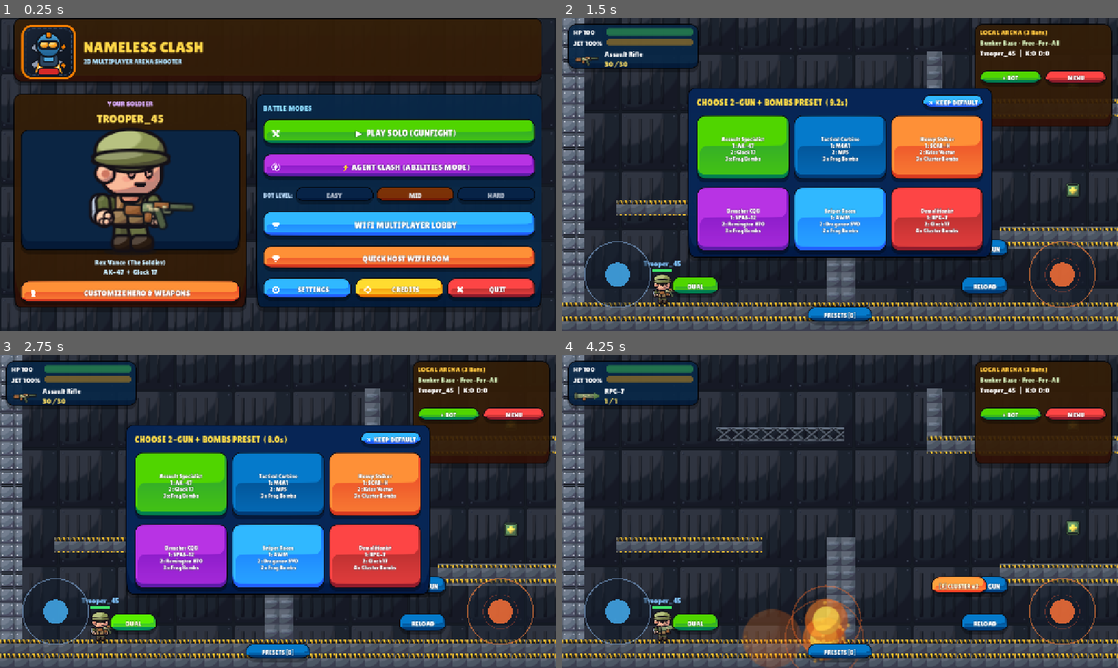
Above: before the commit, frames 1-4 (two rows, left to right).
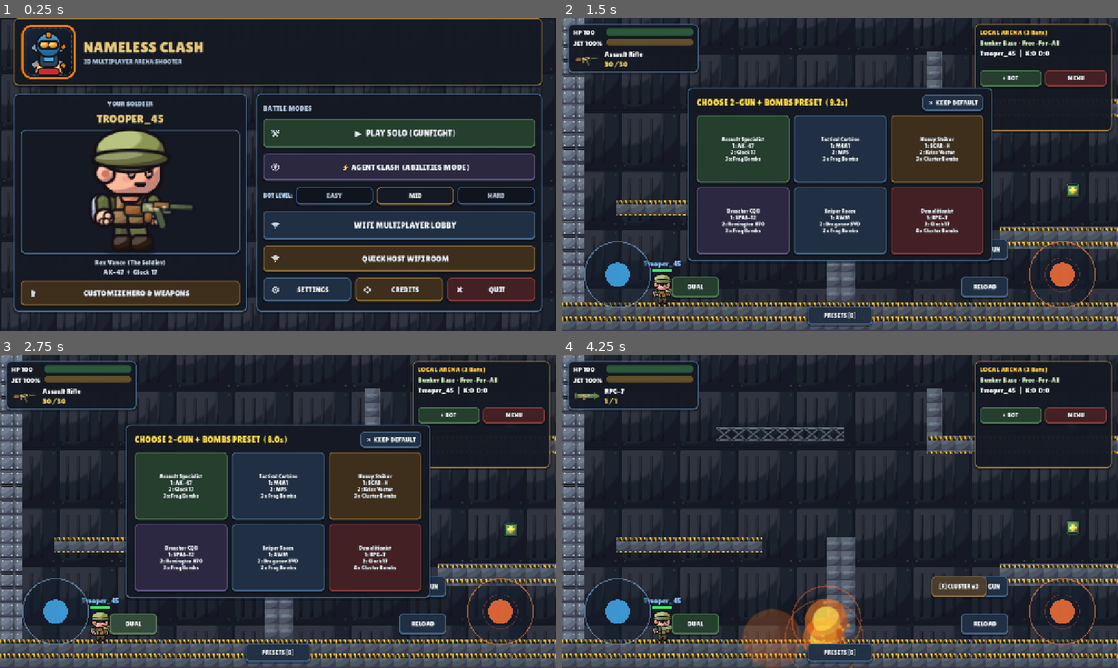
Above: after the commit, the same moments.

Repository: haideralix1x1/Nameless-Clash
Game: Godot game, scene res://scenes/MainMenu.tscn
The game is run twice, just before and just after one commit, with the same random seed, the same clock (stepped at 60 frames per second) and the same inputs.
Inputs:
- Up to frame 1 (0.25 s): no input
- Up to frame 2 (1.5 s): click "▶ PLAY SOLO (GUNFIGHT)" at 0.5 s; click "SWAP GUN" at 1.25 s
- Up to frame 3 (2.75 s): click "DUAL" at 2 s
- Up to frame 4 (4.25 s): click "[F] FRAG x3" at 2.75 s; click "[F] CLUSTER x4" at 3.5 s

The runs differ from the first frame. In frame 1, 74% of the frame differs, in the area x 2-98%, y 0-95%; in frame 2, 41%; in frame 3, 41%; in frame 4, 13%.

Commit message:
Close-range 1-shot shotguns and classic procedural tactical UI

Diff:
--- a/assets/weapons/weapon_5_spas12.tres
+++ b/assets/weapons/weapon_5_spas12.tres
@@ -9,18 +9,18 @@
 display_name = "SPAS-12"
 category = "Shotgun"
 description = "Semi-auto 12-gauge firing 8 scatter pellets with wide spread."
-damage = 13
+damage = 18
 fire_interval = 0.42
 mag_size = 8
 reload_time = 1.75
 single_shell_reload = false
 recoil_impulse = 150.0
 vertical_recoil_bias = 0.05
-bullet_speed = 980.0
-spread_deg = 14.5
+bullet_speed = 920.0
+spread_deg = 11.5
 pellet_count = 8
-damage_falloff_start = 240.0
-min_damage_ratio = 0.35
+damage_falloff_start = 105.0
+min_damage_ratio = 0.14
 move_speed_multiplier = 0.96
 scope_zoom = 1.05
 has_backblast = false
--- a/assets/weapons/weapon_6_remington870.tres
+++ b/assets/weapons/weapon_6_remington870.tres
@@ -9,18 +9,18 @@
 display_name = "Remington 870"
 category = "Shotgun"
 description = "Pump-action powerhouse with shell-by-shell manual reload loop."
-damage = 16
+damage = 22
 fire_interval = 0.85
 mag_size = 6
 reload_time = 0.36
 single_shell_reload = true
 recoil_impulse = 195.0
 vertical_recoil_bias = 0.06
-bullet_speed = 1020.0
-spread_deg = 10.5
+bullet_speed = 960.0
+spread_deg = 9.0
 pellet_count = 8
-damage_falloff_start = 280.0
-min_damage_ratio = 0.38
+damage_falloff_start = 115.0
+min_damage_ratio = 0.15
 move_speed_multiplier = 0.97
 scope_zoom = 1.05
 has_backblast = false
--- a/scripts/Bullet.gd
+++ b/scripts/Bullet.gd
@@ -156,7 +156,7 @@
 func _compute_falloff_damage() -> int:
 	if min_damage_ratio >= 0.999 or _distance_traveled <= damage_falloff_start:
 		return damage
-	var falloff_span: float = maxf(240.0, damage_falloff_start)
+	var falloff_span: float = maxf(85.0, damage_falloff_start * 0.85)
 	var t: float = clampf((_distance_traveled - damage_falloff_start) / falloff_span, 0.0, 1.0)
 	var ratio: float = lerpf(1.0, clampf(min_damage_ratio, 0.1, 1.0), t)
 	return maxi(1, int(round(float(damage) * ratio)))
--- a/scripts/HUD.gd
+++ b/scripts/HUD.gd
@@ -419,7 +419,7 @@
 	_hp_bar.show_percentage = false
 	_hp_bar.size_flags_horizontal = Control.SIZE_EXPAND_FILL
 	_hp_bar.custom_minimum_size = Vector2(0, 16)
-	_hp_bar.modulate = Color(0.28, 0.92, 0.45)
+	_hp_bar.modulate = Color(0.34, 0.74, 0.42)
 	hp_row.add_child(_hp_bar)
 
 	var fuel_row := HBoxContainer.new()
@@ -435,7 +435,7 @@
 	_fuel_bar.show_percentage = false
 	_fuel_bar.size_flags_horizontal = Control.SIZE_EXPAND_FILL
 	_fuel_bar.custom_minimum_size = Vector2(0, 14)
-	_fuel_bar.modulate = Color(1.0, 0.72, 0.18)
+	_fuel_bar.modulate = Color(0.84, 0.64, 0.26)
 	fuel_row.add_child(_fuel_bar)
 
 	var w_row := HBoxContainer.new()
@@ -534,8 +534,8 @@
 	_agent_action_panel.anchor_right = 0.5
 	_agent_action_panel.anchor_top = 1.0
 	_agent_action_panel.anchor_bottom = 1.0
-	_agent_action_panel.offset_left = -300
-	_agent_action_panel.offset_right = 300
+	_agent_action_panel.offset_left = -356
+	_agent_action_panel.offset_right = 356
 	_agent_action_panel.offset_top = -126
 	_agent_action_panel.offset_bottom = -12
 	_agent_action_panel.add_theme_constant_override("separation", 6)
@@ -789,7 +789,7 @@
 func _create_agent_btn(title: String, bg: Color, border: Color, slot_idx: int) -> Button:
 	var btn := Button.new()
 	btn.text = title
-	btn.custom_minimum_size = Vector2(142, 60)
+	btn.custom_minimum_size = Vector2(166, 56)
 	btn.size_flags_horizontal = Control.SIZE_EXPAND_FILL
 	btn.focus_mode = Control.FOCUS_NONE
 	_style_action_button(btn, bg, border, 12)
@@ -815,7 +815,7 @@
 		if not is_instance_valid(btn):
 			continue
 		var ab: Dictionary = AgentData.get_ability_slot(arch_id, i)
-		var ab_name: String = str(ab["name"]).left(16)
+		var ab_name: String = str(ab["name"]).left(20)
 		var cd: float = float(cooldowns[i]) if i < cooldowns.size() else 0.0
 		var max_cd: float = float(max_cooldowns[i]) if i < max_cooldowns.size() else 1.0
 		if stun_left > 0.0:
@@ -827,7 +827,7 @@
 			var _unused := max_cd
 		else:
 			btn.text = "%s %s\nREADY" % [keys[i], ab_name]
-			btn.modulate = Color(1.0, 0.92, 0.45) if i == 3 else Color.WHITE
+			btn.modulate = Color(0.92, 0.82, 0.48) if i == 3 else Color(0.92, 0.94, 0.96)
 
 	if is_instance_valid(_btn_throw):
 		if local_player != null and int(local_player.get("grabbed_player_id")) != 0:
--- a/scripts/MainMenu.gd
+++ b/scripts/MainMenu.gd
@@ -120,13 +120,13 @@
 	title_lbl.text = "NAMELESS CLASH"
 	title_lbl.add_theme_font_override("font", UIStyle.FONT_MAIN)
 	title_lbl.add_theme_font_size_override("font_size", 36)
-	title_lbl.modulate = Color(1.0, 0.84, 0.28)
+	title_lbl.modulate = Color(0.90, 0.78, 0.46)
 	title_v.add_child(title_lbl)
 
 	var sub_lbl := Label.new()
 	sub_lbl.text = "2D MULTIPLAYER ARENA SHOOTER"
 	sub_lbl.add_theme_font_size_override("font_size", 15)
-	sub_lbl.modulate = Color(0.68, 0.88, 1.0)
+	sub_lbl.modulate = Color(0.66, 0.74, 0.82)
 	title_v.add_child(sub_lbl)
 
 	# Main Split: Left (Your Soldier Showcase) + Right (Big Touch Battle Modes)
@@ -139,7 +139,7 @@
 	var preview_panel := PanelContainer.new()
 	preview_panel.size_flags_horizontal = Control.SIZE_EXPAND_FILL
 	preview_panel.size_flags_stretch_ratio = 0.88
-	preview_panel.add_theme_stylebox_override("panel", _make_style(Color(0.06, 0.09, 0.14, 0.92), Color(0.82, 0.48, 1.0, 0.88), 14))
+	preview_panel.add_theme_stylebox_override("panel", _make_style(Color(0.06, 0.09, 0.14, 0.92), Color(0.32, 0.46, 0.62, 0.90), 14))
 	split.add_child(preview_panel)
 
 	var pv := VBoxContainer.new()
@@ -150,14 +150,14 @@
 	p_hdr.text = "YOUR SOLDIER"
 	p_hdr.horizontal_alignment = HORIZONTAL_ALIGNMENT_CENTER
 	p_hdr.add_theme_font_size_override("font_size", 16)
-	p_hdr.modulate = Color(0.86, 0.68, 1.0)
+	p_hdr.modulate = Color(0.70, 0.78, 0.86)
 	pv.add_child(p_hdr)
 
 	_callsign_label = Label.new()
 	_callsign_label.text = ProfileManager.player_name.to_upper()
 	_callsign_label.horizontal_alignment = HORIZONTAL_ALIGNMENT_CENTER
 	_callsign_label.add_theme_font_size_override("font_size", 26)
-	_callsign_label.modulate = Color(1.0, 0.86, 0.34)
+	_callsign_label.modulate = Color(0.90, 0.78, 0.46)
 	pv.add_child(_callsign_label)
 
 	var stage := PanelContainer.new()
@@ -181,14 +181,14 @@
 	_loadout_label.horizontal_alignment = HORIZONTAL_ALIGNMENT_CENTER
 	_loadout_label.autowrap_mode = TextServer.AUTOWRAP_WORD
 	_loadout_label.add_theme_font_size_override("font_size", 16)
-	_loadout_label.modulate = Color(0.78, 0.92, 1.0)
+	_loadout_label.modulate = Color(0.76, 0.82, 0.88)
 	var arch_name: String = ProfileManager.ARCHETYPES[ProfileManager.archetype_id]["name"]
 	var pri_weapon: WeaponData = WeaponData.get_weapon(ProfileManager.primary_weapon_id, ProfileManager.weapon_skin_id, ProfileManager.m4a1_rail_mod)
 	var sec_weapon: WeaponData = WeaponData.get_weapon(ProfileManager.secondary_weapon_id, ProfileManager.weapon_skin_id, 0)
 	_loadout_label.text = "%s\n%s  +  %s" % [arch_name, pri_weapon.display_name, sec_weapon.display_name]
 	pv.add_child(_loadout_label)
 
-	var edit_avatar_btn := _make_arcade_button("CUSTOMIZE HERO & WEAPONS", Color(0.82, 0.48, 1.0), 58.0, 18, Color(0.18, 0.11, 0.28, 0.96))
+	var edit_avatar_btn := _make_arcade_button("CUSTOMIZE HERO & WEAPONS", Color(0.86, 0.62, 0.24), 58.0, 18, Color(0.18, 0.14, 0.10, 0.96))
 	edit_avatar_btn.pressed.connect(func(): _transition_to(NetworkManager.go_to_avatar_garage))
 	pv.add_child(edit_avatar_btn)
 
@@ -207,7 +207,7 @@
 	var nav_hdr := Label.new()
 	nav_hdr.text = "BATTLE MODES"
 	nav_hdr.add_theme_font_size_override("font_size", 17)
-	nav_hdr.modulate = Color(0.55, 0.86, 1.0)
+	nav_hdr.modulate = Color(0.70, 0.78, 0.86)
 	nav_v.add_child(nav_hdr)
 
 	var btn_solo := _make_arcade_button("▶  PLAY SOLO (GUNFIGHT)", Color(0.30, 0.92, 0.48), 66.0, 20, Color(0.09, 0.28, 0.16, 0.98))
--- a/scripts/PlayerController.gd
+++ b/scripts/PlayerController.gd
@@ -670,6 +670,10 @@
 			b.damage_falloff_start = w.damage_falloff_start
 			b.min_damage_ratio = w.min_damage_ratio
 			b.can_deal_damage = deal_damage
+			if w.pellet_count > 1:
+				# Shotguns deal devastating 1-shot burst only at close range (~220 px)
+				b.max_lifetime = 0.24
+				b.knockback_mult = 1.5 / float(w.pellet_count)
 			parent_node.add_child(b)
 
 	_muzzle_flash.scale = Vector2(0.8, 0.8) * w.muzzle_flash_scale
@@ -1409,7 +1413,7 @@
 			_cast_gun_burst(origin, cast_angle, dmg, int(ab.get("shots", 6)), 7.0, col, ab_name, stun_dur, 1280.0, local_auth)
 			_play_local_sfx("res://assets/audio/shoot_m4a1.wav", -3.0)
 		"shotgun_blast":
-			_cast_gun_burst(origin, cast_angle, dmg, int(ab.get("shots", 6)), 18.0, col, ab_name, stun_dur, 1060.0, local_auth)
+			_cast_gun_burst(origin, cast_angle, maxi(dmg, 20), maxi(int(ab.get("shots", 7)), 7), 14.0, col, ab_name, stun_dur, 920.0, local_auth, 0.24)
 			_play_local_sfx("res://assets/audio/shoot_shotgun.wav", -3.0)
 		"ult_gun_storm":
 			_cast_gun_burst(origin, cast_angle, dmg, int(ab.get("shots", 14)), 14.0, col, ab_name, stun_dur, 1340.0, local_auth)
@@ -1477,11 +1481,11 @@
 		_spawn_styled_projectile(dest + dir * 24.0, angle + 0.16, 860.0, dmg, "slash_wave", col, ab_name, stun_dur, 0.0, false, 60.0, 1.4, true, local_auth, 0.65, 2.2)
 
 
-func _cast_gun_burst(origin: Vector2, angle: float, dmg: int, shots: int, spread_deg: float, col: Color, ab_name: String, stun_dur: float, speed: float, local_auth: bool) -> void:
+func _cast_gun_burst(origin: Vector2, angle: float, dmg: int, shots: int, spread_deg: float, col: Color, ab_name: String, stun_dur: float, speed: float, local_auth: bool, life: float = 1.1) -> void:
 	for i in range(shots):
 		var frac: float = (float(i) / float(maxi(1, shots - 1))) - 0.5
 		var off: float = deg_to_rad(spread_deg) * frac
-		_spawn_styled_projectile(origin, angle + off, speed, dmg, "bullet", col, ab_name, stun_dur, 0.0, false, 60.0, 0.85, false, local_auth, 1.1, 1.15)
+		_spawn_styled_projectile(origin, angle + off, speed, dmg, "bullet", col, ab_name, stun_dur, 0.0, false, 60.0, 0.85, false, local_auth, life, 1.15)
 
 
 func _spawn_barrier_wall(cast_pos: Vector2, angle: float, wall_hp: int, duration: float, col: Color) -> void:
--- a/scripts/UIStyle.gd
+++ b/scripts/UIStyle.gd
@@ -2,6 +2,7 @@
 extends RefCounted
 
 const FONT_MAIN: FontFile = preload("res://assets/Layer Lab/Fonts/LilitaOne-Regular.ttf")
+const FONT_TITLE: FontFile = FONT_MAIN
 
 const BTN_TEXTURES: Dictionary = {
 	"green": preload("res://assets/Layer Lab/Sprite/Components/Button/Button01_Green.Png"),
@@ -35,60 +36,160 @@
 	"close": preload("res://assets/Layer Lab/Sprite/Components/Icon_PictoIcons/32/Pictoicon_Close.Png")
 }
 
+const CLASSIC_PALETTES: Dictionary = {
+	"green": {
+		"bg": Color(0.15, 0.25, 0.18, 0.96),
+		"border": Color(0.35, 0.56, 0.39, 0.95),
+		"bevel": Color(0.08, 0.14, 0.10, 0.98)
+	},
+	"blue": {
+		"bg": Color(0.13, 0.19, 0.27, 0.96),
+		"border": Color(0.33, 0.48, 0.64, 0.95),
+		"bevel": Color(0.07, 0.11, 0.16, 0.98)
+	},
+	"sky": {
+		"bg": Color(0.13, 0.19, 0.27, 0.96),
+		"border": Color(0.33, 0.48, 0.64, 0.95),
+		"bevel": Color(0.07, 0.11, 0.16, 0.98)
+	},
+	"orange": {
+		"bg": Color(0.25, 0.19, 0.11, 0.96),
+		"border": Color(0.64, 0.49, 0.25, 0.95),
+		"bevel": Color(0.14, 0.10, 0.05, 0.98)
+	},
+	"yellow": {
+		"bg": Color(0.25, 0.19, 0.11, 0.96),
+		"border": Color(0.64, 0.49, 0.25, 0.95),
+		"bevel": Color(0.14, 0.10, 0.05, 0.98)
+	},
+	"purple": {
+		"bg": Color(0.18, 0.16, 0.26, 0.96),
+		"border": Color(0.45, 0.41, 0.62, 0.95),
+		"bevel": Color(0.10, 0.09, 0.15, 0.98)
+	},
+	"red": {
+		"bg": Color(0.27, 0.13, 0.14, 0.96),
+		"border": Color(0.62, 0.28, 0.28, 0.95),
+		"bevel": Color(0.15, 0.06, 0.07, 0.98)
+	},
+	"gray": {
+		"bg": Color(0.13, 0.16, 0.20, 0.95),
+		"border": Color(0.28, 0.34, 0.42, 0.92),
+		"bevel": Color(0.07, 0.09, 0.12, 0.98)
+	},
+	"dark": {
+		"bg": Color(0.13, 0.16, 0.20, 0.95),
+		"border": Color(0.28, 0.34, 0.42, 0.92),
+		"bevel": Color(0.07, 0.09, 0.12, 0.98)
+	}
+}
+
 
 static func get_icon(icon_name: String) -> Texture2D:
 	return ICONS.get(icon_name, null) as Texture2D
 
 
-static func make_button_stylebox(tex: Texture2D, tint: Color = Color.WHITE, margin_h: int = 16, margin_v: int = 10) -> StyleBoxTexture:
-	var sb := StyleBoxTexture.new()
-	sb.texture = tex
-	sb.texture_margin_left = 18.0
-	sb.texture_margin_right = 18.0
-	sb.texture_margin_top = 14.0
-	sb.texture_margin_bottom = 16.0
+static func _get_classic_palette(variant: String) -> Dictionary:
+	var key := variant.to_lower()
+	if CLASSIC_PALETTES.has(key):
+		return CLASSIC_PALETTES[key]
+	return CLASSIC_PALETTES["blue"]
+
+
+static func make_custom_button_stylebox(
+	bg: Color,
+	border: Color,
+	bevel: Color,
+	margin_h: int = 16,
+	margin_v: int = 10,
+	pressed_state: bool = false
+) -> StyleBoxFlat:
+	var sb := StyleBoxFlat.new()
+	sb.bg_color = bg
+	sb.border_color = bevel if pressed_state else border.lerp(bevel, 0.18)
+	sb.set_corner_radius_all(8)
+	sb.border_width_left = 2
+	sb.border_width_right = 2
+	sb.border_width_top = 3 if pressed_state else 2
+	sb.border_width_bottom = 2 if pressed_state else 4
+	sb.shadow_color = Color(0.0, 0.0, 0.0, 0.38)
+	sb.shadow_size = 1 if pressed_state else 3
+	sb.shadow_offset = Vector2(0, 1 if pressed_state else 2)
 	sb.content_margin_left = float(margin_h)
 	sb.content_margin_right = float(margin_h)
 	sb.content_margin_top = float(margin_v)
 	sb.content_margin_bottom = float(margin_v)
-	sb.modulate_color = tint
 	return sb
 
 
-static func make_card_stylebox(variant: String = "blue", tint: Color = Color(1.0, 1.0, 1.0, 0.94), margin_h: int = 16, margin_v: int = 12) -> StyleBoxTexture:
-	var tex: Texture2D = FRAME_TEXTURES.get(variant, FRAME_TEXTURES["blue"]) as Texture2D
-	var sb := StyleBoxTexture.new()
-	sb.texture = tex
-	sb.texture_margin_left = 16.0
-	sb.texture_margin_right = 16.0
-	sb.texture_margin_top = 14.0
-	sb.texture_margin_bottom = 16.0
+static func make_button_stylebox(_tex: Texture2D, tint: Color = Color.WHITE, margin_h: int = 16, margin_v: int = 10) -> StyleBoxFlat:
+	var sb := StyleBoxFlat.new()
+	sb.bg_color = tint
+	sb.border_color = tint.lightened(0.22)
+	sb.set_corner_radius_all(8)
+	sb.border_width_left = 2
+	sb.border_width_top = 2
+	sb.border_width_right = 2
+	sb.border_width_bottom = 3
+	sb.shadow_color = Color(0.0, 0.0, 0.0, 0.32)
+	sb.shadow_size = 2
+	sb.shadow_offset = Vector2(0, 1)
 	sb.content_margin_left = float(margin_h)
 	sb.content_margin_right = float(margin_h)
 	sb.content_margin_top = float(margin_v)
 	sb.content_margin_bottom = float(margin_v)
-	sb.modulate_color = tint
+	return sb
+
+
+static func make_card_stylebox(variant: String = "blue", tint: Color = Color(1.0, 1.0, 1.0, 0.94), margin_h: int = 16, margin_v: int = 12) -> StyleBoxFlat:
+	var pal: Dictionary = _get_classic_palette(variant)
+	var border_col: Color = pal["border"] as Color
+	var sb := StyleBoxFlat.new()
+	sb.bg_color = Color(0.08, 0.10, 0.14, clampf(tint.a, 0.88, 0.96))
+	sb.border_color = border_col
+	sb.set_corner_radius_all(10)
+	sb.border_width_left = 2
+	sb.border_width_top = 2
+	sb.border_width_right = 2
+	sb.border_width_bottom = 3
+	sb.shadow_color = Color(0.0, 0.0, 0.0, 0.42)
+	sb.shadow_size = 4
+	sb.shadow_offset = Vector2(0, 2)
+	sb.content_margin_left = float(margin_h)
+	sb.content_margin_right = float(margin_h)
+	sb.content_margin_top = float(margin_v)
+	sb.content_margin_bottom = float(margin_v)
 	return sb
 
 
 static func style_layer_button(btn: Button, variant: String = "blue", icon_name: String = "", margin_h: int = 16, margin_v: int = 10) -> void:
 	if btn == null:
 		return
-	var tex: Texture2D = BTN_TEXTURES.get(variant, BTN_TEXTURES["blue"]) as Texture2D
-	if tex != null:
-		btn.add_theme_stylebox_override("normal", make_button_stylebox(tex, Color.WHITE, margin_h, margin_v))
-		btn.add_theme_stylebox_override("hover", make_button_stylebox(tex, Color(1.12, 1.12, 1.12, 1.0), margin_h, margin_v))
-		btn.add_theme_stylebox_override("pressed", make_button_stylebox(tex, Color(0.82, 0.82, 0.85, 1.0), margin_h, margin_v))
-		btn.add_theme_stylebox_override("disabled", make_button_stylebox(tex, Color(0.55, 0.55, 0.60, 0.72), margin_h, margin_v))
-	btn.add_theme_color_override("font_color", Color.WHITE)
-	btn.add_theme_color_override("font_hover_color", Color(1.0, 0.98, 0.86))
-	btn.add_theme_color_override("font_pressed_color", Color(0.90, 0.90, 0.94))
-	btn.add_theme_color_override("font_outline_color", Color(0.06, 0.08, 0.14, 0.95))
-	btn.add_theme_constant_override("outline_size", 3)
+	var pal: Dictionary = _get_classic_palette(variant)
+	var bg: Color = pal["bg"] as Color
+	var border: Color = pal["border"] as Color
+	var bevel: Color = pal["bevel"] as Color
+
+	btn.add_theme_stylebox_override("normal", make_custom_button_stylebox(bg, border, bevel, margin_h, margin_v, false))
+	btn.add_theme_stylebox_override("hover", make_custom_button_stylebox(bg.lightened(0.07), border.lightened(0.10), bevel, margin_h, margin_v, false))
+	btn.add_theme_stylebox_override("pressed", make_custom_button_stylebox(bg.darkened(0.10), border.darkened(0.08), bevel, margin_h, margin_v, true))
+	btn.add_theme_stylebox_override("disabled", make_custom_button_stylebox(bg.darkened(0.28), border.darkened(0.32), bevel, margin_h, margin_v, false))
+	btn.add_theme_stylebox_override("focus", make_custom_button_stylebox(bg, border.lightened(0.12), bevel, margin_h, margin_v, false))
+
+	btn.add_theme_font_override("font", FONT_MAIN)
+	btn.add_theme_color_override("font_color", Color(0.92, 0.94, 0.96))
+	btn.add_theme_color_override("font_hover_color", Color(0.98, 0.99, 1.0))
+	btn.add_theme_color_override("font_pressed_color", Color(0.82, 0.86, 0.90))
+	btn.add_theme_color_override("font_disabled_color", Color(0.55, 0.58, 0.62, 0.85))
+	btn.add_theme_color_override("font_outline_color", Color(0.04, 0.06, 0.09, 0.92))
+	btn.add_theme_constant_override("outline_size", 2)
 
 	if not icon_name.is_empty():
 		var ic: Texture2D = get_icon(icon_name)
 		if ic != null:
 			btn.icon = ic
 			btn.expand_icon = true
-			btn.add_theme_constant_override("icon_max_width", 26)
+			btn.add_theme_constant_override("icon_max_width", 24)
+			btn.add_theme_color_override("icon_normal_color", Color(0.88, 0.91, 0.95, 0.90))
+			btn.add_theme_color_override("icon_hover_color", Color(0.96, 0.98, 1.0, 0.96))
+			btn.add_theme_color_override("icon_pressed_color", Color(0.76, 0.80, 0.86, 0.90))
--- a/tools/verify_mobile_ui.gd
+++ b/tools/verify_mobile_ui.gd
@@ -2,6 +2,7 @@
 
 const AgentDataScript = preload("res://scripts/AgentData.gd")
 const WeaponDataScript = preload("res://scripts/Weapon.gd")
+const UIStyleScript = preload("res://scripts/UIStyle.gd")
 
 var _failures: Array[String] = []
 
@@ -211,6 +212,101 @@
 	nm.match_mode = saved_mode
 	print("CHECK 3B GRAB & THROW PLAYER (3-PLAYER COLLISION): ok")
 
+	# 3C. Close-Range 1-Shot Kill Shotguns vs Far-Range Pellet Expiry + Procedural Classic UI Styles
+	var w_spas := WeaponDataScript.get_weapon(5, 0, 0)
+	var w_rem := WeaponDataScript.get_weapon(6, 0, 0)
+	_assert(w_spas.damage * w_spas.pellet_count >= 140, "SPAS-12 burst damage too low: %d" % (w_spas.damage * w_spas.pellet_count))
+	_assert(w_rem.damage * w_rem.pellet_count >= 140, "Remington 870 burst damage too low: %d" % (w_rem.damage * w_rem.pellet_count))
+	_assert(w_spas.damage_falloff_start <= 120.0 and w_rem.damage_falloff_start <= 120.0, "Shotgun falloff start should be close range (<=120)")
+	if player_scene != null:
+		nm.match_mode = 0
+		nm.apply_rules_dict({"gravity_scale": 0.0, "only_pistols": false, "allow_shotguns": true})
+		var shooter: Node = player_scene.instantiate()
+		var close_target: Node = player_scene.instantiate()
+		var far_target: Node = player_scene.instantiate()
+		shooter.set("peer_id", 1)
+		shooter.set("is_local_human", true)
+		shooter.set("team_id", 0)
+		shooter.set("position", Vector2(400, 500))
+		shooter.set("spawn_invuln_timer", 0.0)
+		close_target.set("peer_id", -3)
+		close_target.set("is_bot", true)
+		close_target.set("team_id", 1)
+		close_target.set("position", Vector2(480, 500))
+		close_target.set("spawn_invuln_timer", 0.0)
+		close_target.set("_bot_think_timer", 5.0)
+		close_target.set("_bot_allow_fire", false)
+		close_target.set("_bot_want_jetpack", false)
+		close_target.set("_bot_strafe_dir", 0.0)
+		far_target.set("peer_id", -4)
+		far_target.set("is_bot", true)
+		far_target.set("team_id", 1)
+		far_target.set("position", Vector2(760, 500))
+		far_target.set("spawn_invuln_timer", 0.0)
+		far_target.set("_bot_think_timer", 5.0)
+		far_target.set("_bot_allow_fire", false)
+		far_target.set("_bot_want_jetpack", false)
+		far_target.set("_bot_strafe_dir", 0.0)
+		root.add_child(shooter)
+		root.add_child(close_target)
+		root.add_child(far_target)
+		await process_frame
+		shooter.global_position = Vector2(400, 500)
+		close_target.global_position = Vector2(480, 500)
+		far_target.global_position = Vector2(760, 500)
+		close_target.set("health", 100)
+		far_target.set("health", 100)
+		shooter.set("spawn_invuln_timer", 0.0)
+		close_target.set("spawn_invuln_timer", 0.0)
+		far_target.set("spawn_invuln_timer", 0.0)
+		close_target.set("_bot_think_timer", 5.0)
+		close_target.set("_bot_allow_fire", false)
+		close_target.set("_bot_strafe_dir", 0.0)
+		far_target.set("_bot_think_timer", 5.0)
+		far_target.set("_bot_allow_fire", false)
+		far_target.set("_bot_strafe_dir", 0.0)
+		shooter.call("_apply_weapon", 5)
+		shooter.set("virtual_aim", Vector2.RIGHT)
+		shooter.set("aim_angle", 0.0)
+		shooter.call("_update_visual_state", 0.016)
+		shooter.call("_fire_weapon")
+		for _step in range(12):
+			await physics_frame
+		_assert(bool(close_target.get("is_dead")) and int(close_target.get("health")) <= 0, "Close-range shotgun failed 1-shot kill! hp=%s dead=%s" % [str(close_target.get("health")), str(close_target.get("is_dead"))])
+		close_target.global_position = Vector2(480, 200)
+		shooter.global_position = Vector2(400, 500)
+		shooter.set("_fire_cooldown", 0.0)
+		shooter.set("current_ammo", 8)
+		shooter.set("virtual_aim", Vector2.RIGHT)
+		shooter.set("aim_angle", 0.0)
+		shooter.call("_update_visual_state", 0.016)
+		shooter.call("_fire_weapon")
+		for _step in range(25):
+			await physics_frame
+		_assert(int(far_target.get("health")) == 100 and not bool(far_target.get("is_dead")), "Far-range shotgun should deal 0 dmg (pellets expire at close range), got hp=%s" % str(far_target.get("health")))
+		shooter.queue_free()
+		close_target.queue_free()
+		far_target.queue_free()
+		await process_frame
+		await process_frame
+		nm.apply_rules_dict(saved_rules)
+		nm.match_mode = saved_mode
+
+	var card_sb: StyleBox = UIStyleScript.make_card_stylebox("blue")
+	_assert(card_sb is StyleBoxFlat, "UIStyle card stylebox should be procedural StyleBoxFlat")
+	if card_sb is StyleBoxFlat:
+		var flat_card := card_sb as StyleBoxFlat
+		_assert(flat_card.bg_color.r < 0.35 and flat_card.bg_color.g < 0.35 and flat_card.bg_color.b < 0.35, "Card bg should use classic muted dark tone")
+	var test_btn := Button.new()
+	UIStyleScript.style_layer_button(test_btn, "green", "battle", 16, 10)
+	var btn_sb: StyleBox = test_btn.get_theme_stylebox("normal")
+	_assert(btn_sb is StyleBoxFlat, "UIStyle button normal stylebox should be procedural StyleBoxFlat")
+	if btn_sb is StyleBoxFlat:
+		var flat_btn := btn_sb as StyleBoxFlat
+		_assert(flat_btn.bg_color.r < 0.35 and flat_btn.bg_color.g < 0.35 and flat_btn.bg_color.b < 0.35, "Button bg should use classic non-neon tone")
+	test_btn.free()
+	print("CHECK 3C SHOTGUN 1-SHOT CLOSE RANGE & CLASSIC UI STYLE: ok")
+
 	# 4. WeaponData.GUN_PRESETS & Game Rules filtering
 	_assert(WeaponDataScript.GUN_PRESETS.size() == 6, "Expected 6 GUN_PRESETS")
 	nm.apply_rules_dict({
